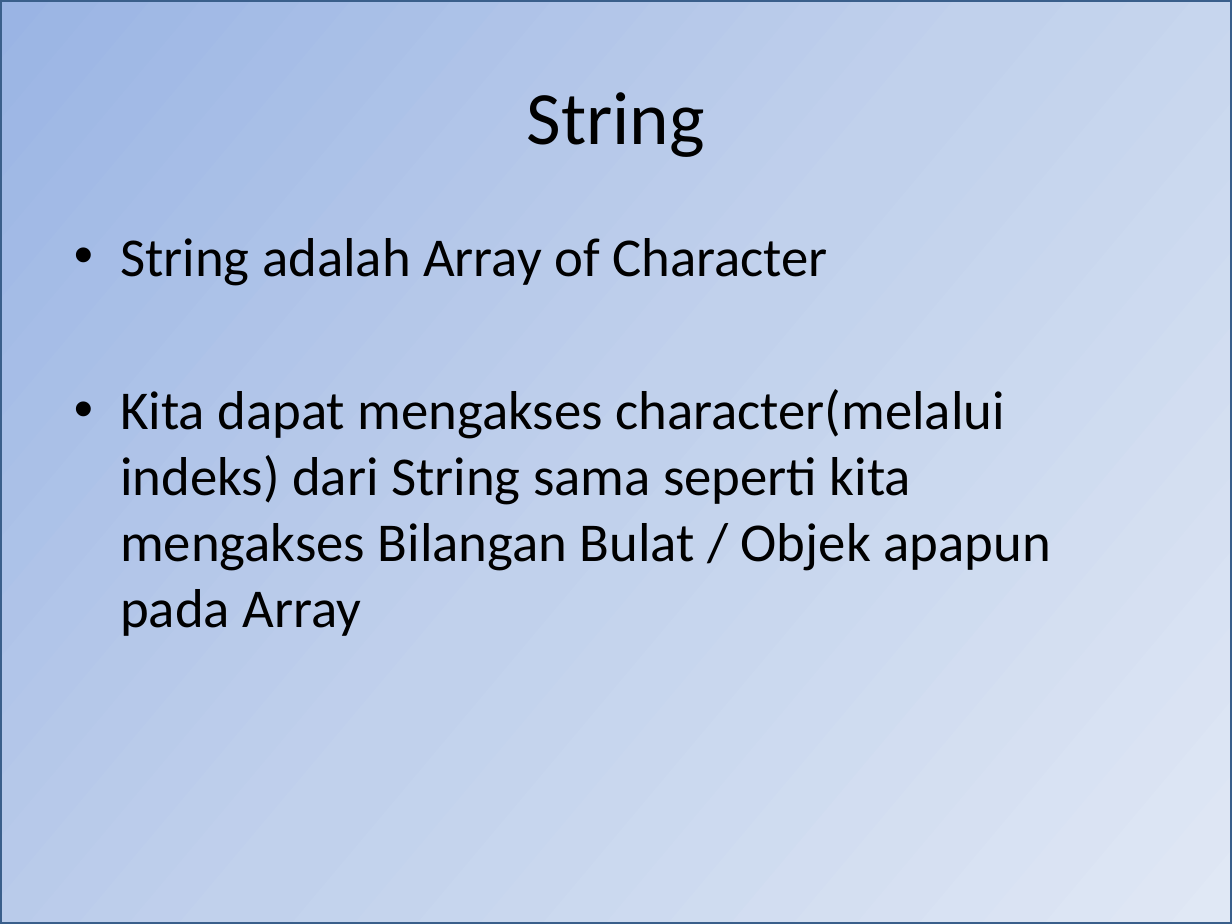
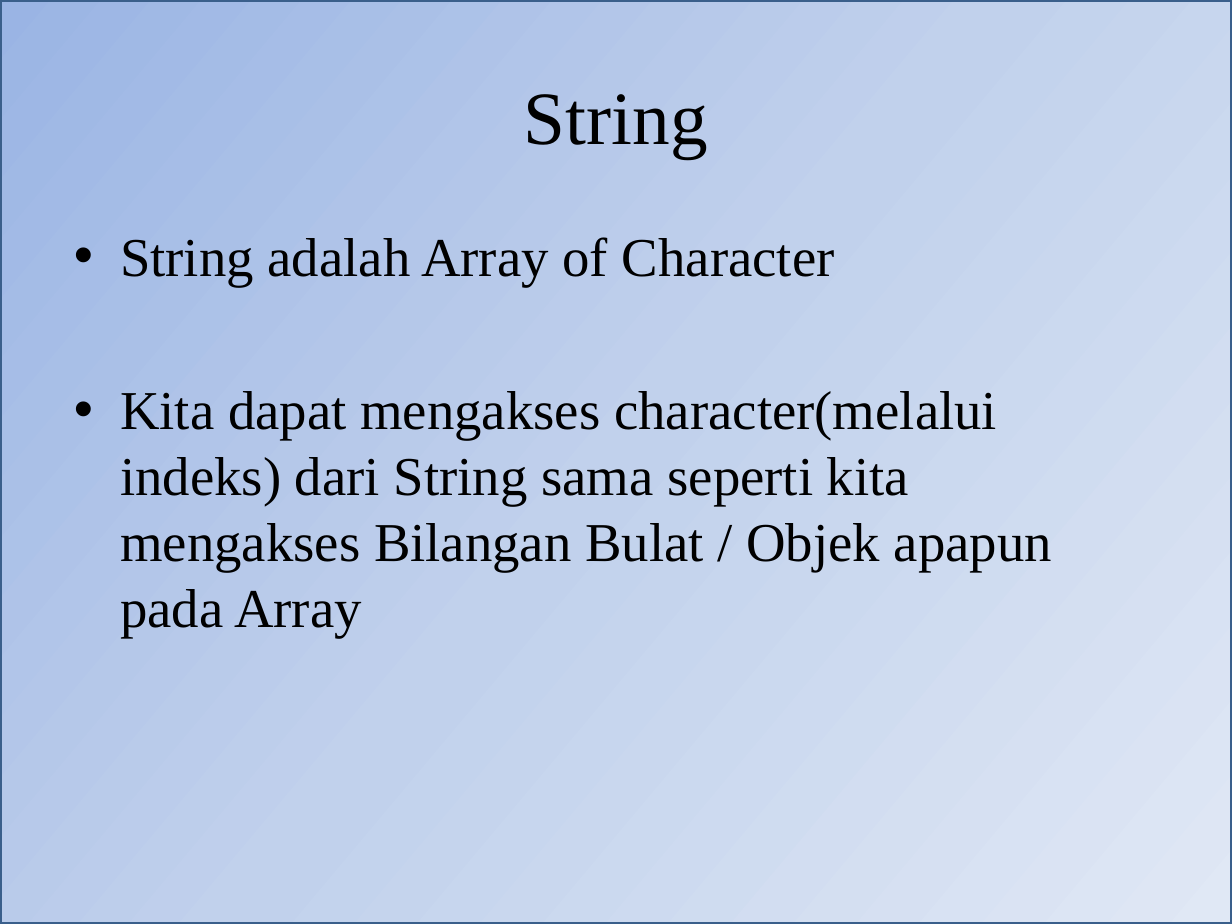
Before and after one commit to blodstone/Pengantar-Algoritma, a slide deck: slide 23 of Presentasi/Pertemuan 4 Perulangan (Looping).pptx. Drawn at 1232x924 pixels with LibreOffice and Linux fonts; fonts in the diff are those of the drawing. Boxes give left, top, right and bottom in pixels: in the first picture for what was removed or moved away, otherwise in the second. Text is boxed around its words. In the diff, an @@ line names an element or a change of style, - is before the commit and + after.

```diff
--- a/Presentasi/Pertemuan 4 Perulangan (Looping).pptx
+++ b/Presentasi/Pertemuan 4 Perulangan (Looping).pptx
@@ title "String" at <box>524,94,708,158</box>: font Calibri to Times New Roman @@
@@ text "String adalah Array of Character" at <box>120,237,1052,637</box>: font Calibri to Times New Roman @@
```
Also in this commit, not shown: 4 other slides changed, 6 slides added, 3 other files.
